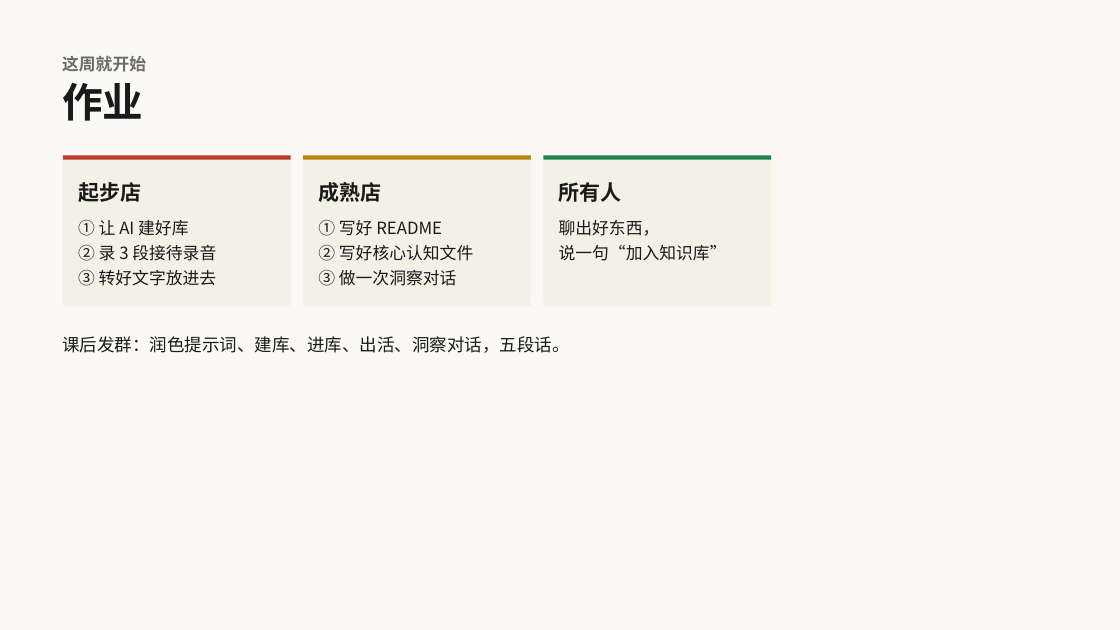
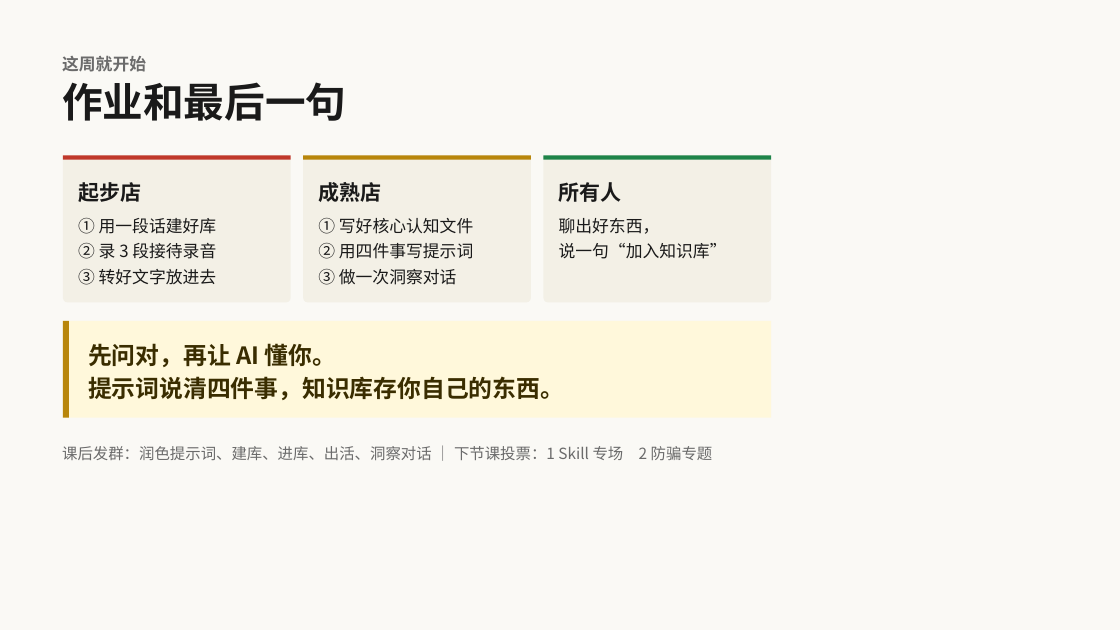
Before and after one commit to yayaaimengzhu-ops/plan, a slide deck: slide 20 of 11-04 先问对再让AI懂你-演示文稿·可编辑.pptx (slide 43 before the commit). Drawn at 1120x630 pixels with LibreOffice and Linux fonts; fonts in the diff are those of the drawing. Boxes give left, top, right and bottom in pixels: in the first picture for what was removed or moved away, otherwise in the second. Text is boxed around its words. In the diff, an @@ line names an element or a change of style, - is before the commit and + after.

```diff
--- a/11-04 先问对再让AI懂你-演示文稿·可编辑.pptx
+++ b/11-04 先问对再让AI懂你-演示文稿·可编辑.pptx
@@ text at (62, 82, 346, 121): text changed @@
-作业
+作业和最后一句
@@ rounded rectangle: place and size @@
-rounded rectangle at (63, 155, 291, 307)
+rounded rectangle at (63, 155, 291, 302)
@@ rounded rectangle: place and size @@
-rounded rectangle at (303, 155, 531, 307)
+rounded rectangle at (303, 155, 531, 302)
@@ rounded rectangle: place and size @@
-rounded rectangle at (544, 155, 771, 307)
+rounded rectangle at (544, 155, 771, 302)
@@ text at (78, 218, 217, 234): text changed @@
-① 让 AI 建好库
+① 用一段话建好库
@@ text at (318, 218, 473, 259): text changed @@
-① 写好 README
-② 写好核心认知文件
+① 写好核心认知文件
+② 用四件事写提示词
@@ rectangle added at (63, 321, 771, 418), fill #FFF8DB @@
@@ rectangle added at (63, 321, 69, 418), fill #B8860B @@
@@ text added at (88, 343, 564, 400), 20.4 pt, text #3A2D00, bold @@
+先问对，再让 AI 懂你。
+提示词说清四件事，知识库存你自己的东西。
@@ text at (62, 446, 713, 460): text changed; size 15 to 13.2 pt; text colour #1A1A1A to #6B6B6B @@
-课后发群：润色提示词、建库、进库、出活、洞察对话，五段话。
+课后发群：润色提示词、建库、进库、出活、洞察对话 ｜ 下节课投票：1 Skill 专场 2 防骗专题
```
Also in this commit, not shown: 16 other slides changed, 3 slides added, 28 slides removed, 1 other file.
